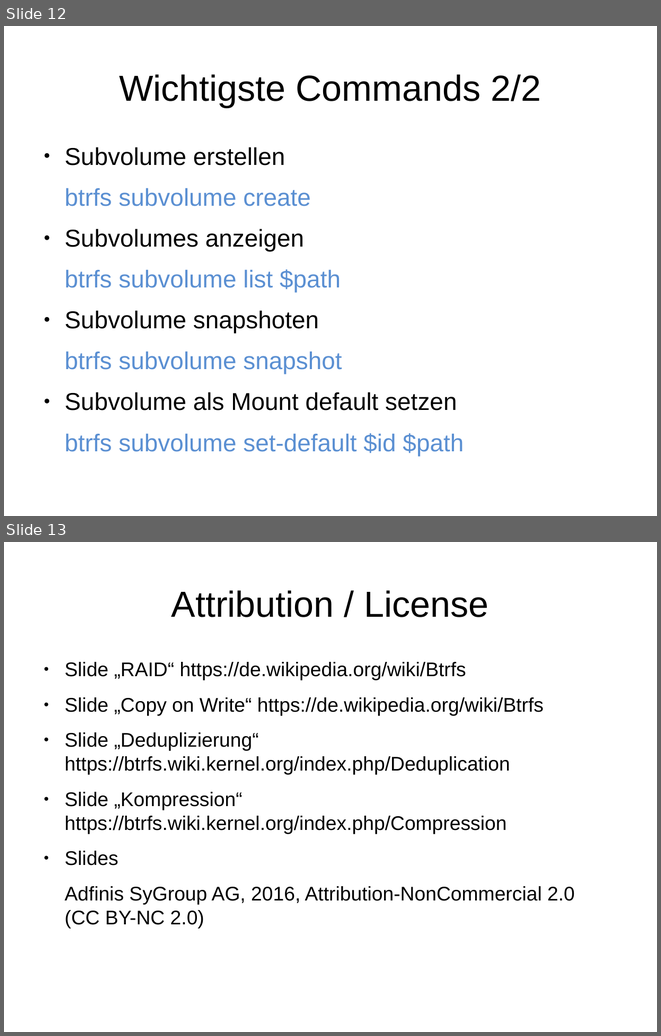
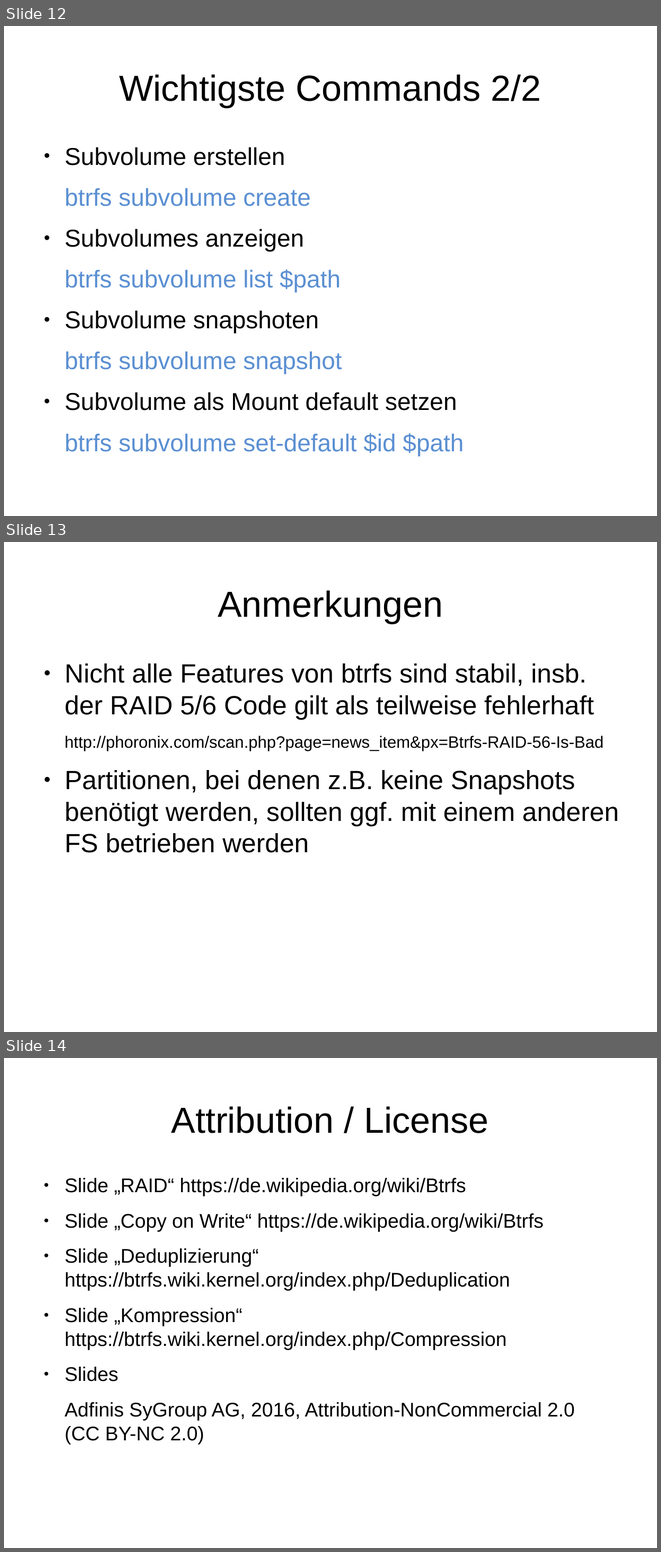
Before and after one commit to adfinis/adsy-trainings, a slide deck: SSA_SUSE-System-Administration/1003_btrfs/modul_btrfs_1003_01_slides.odp. Shown one above the other, each under a label of ours: slides 12 and 13 before the commit, slides 12, 13 and 14 after it. The pictures are 661x1036 and 661x1552 pixels, drawn with LibreOffice and Linux fonts; fonts in the diff are those of the drawing. Boxes give left, top, right and bottom in pixels: in the first picture for what was removed or moved away, otherwise in the second. Text is boxed around its words. In the diff, an @@ line names an element or a change of style, - is before the commit and + after.

```diff
--- a/SSA_SUSE-System-Administration/1003_btrfs/modul_btrfs_1003_01_slides.odp
+++ b/SSA_SUSE-System-Administration/1003_btrfs/modul_btrfs_1003_01_slides.odp
@@ slide 13 added at <box>4,542,657,1032</box>, background #FFFFFF @@
@@ title added at <box>218,590,443,623</box>, 44 pt, text #000000 @@
+Anmerkungen
@@ text added at <box>64,663,619,853</box>, 32 pt, text #000000 @@
+● Nicht alle Features von btrfs sind stabil, insb. der RAID 5/6 Code gilt als teilweise fehlerhaft
+http://phoronix.com/scan.php?page=news_item&px=Btrfs-RAID-56-Is-Bad
+● Partitionen, bei denen z.B. keine Snapshots benötigt werden, sollten ggf. mit einem anderen FS betrieben werden
@@ what was slide 13 is now slide 14 @@
```
Also in this commit, not shown: 1 other file.
